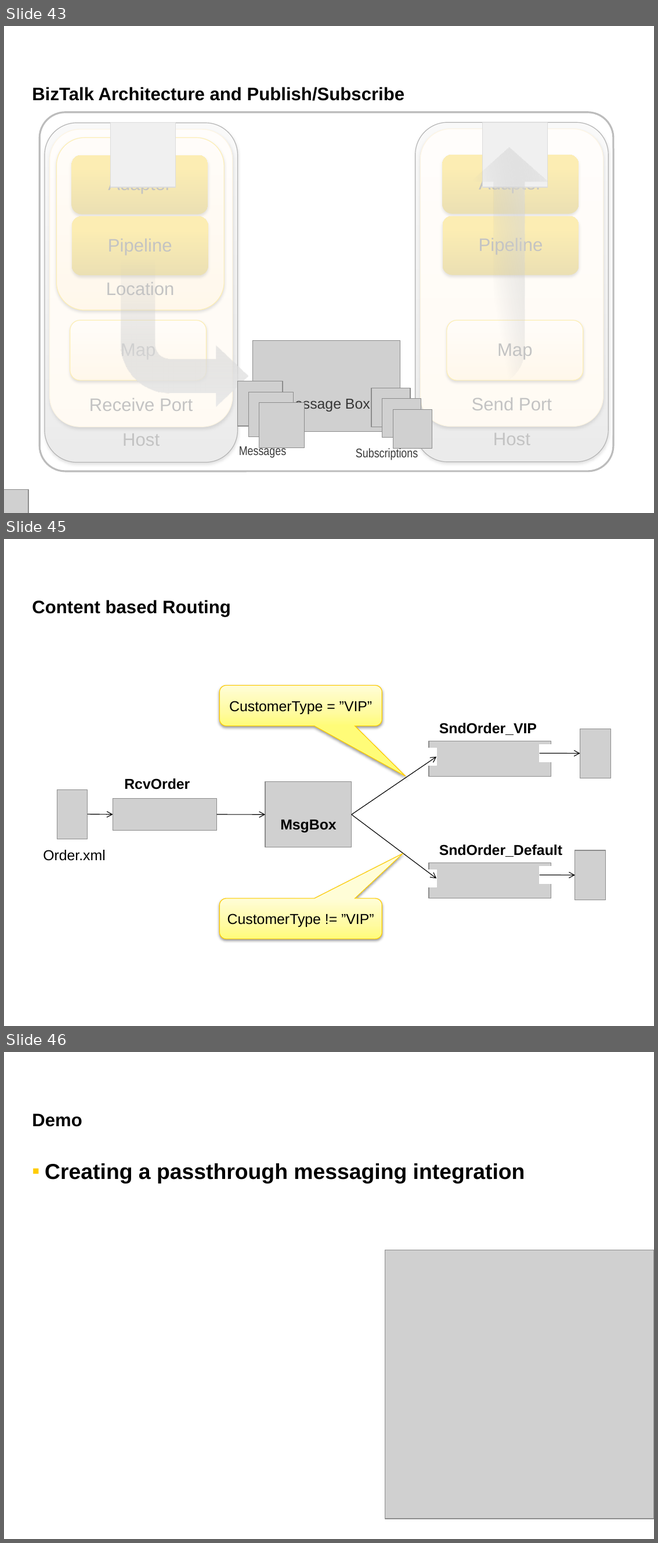
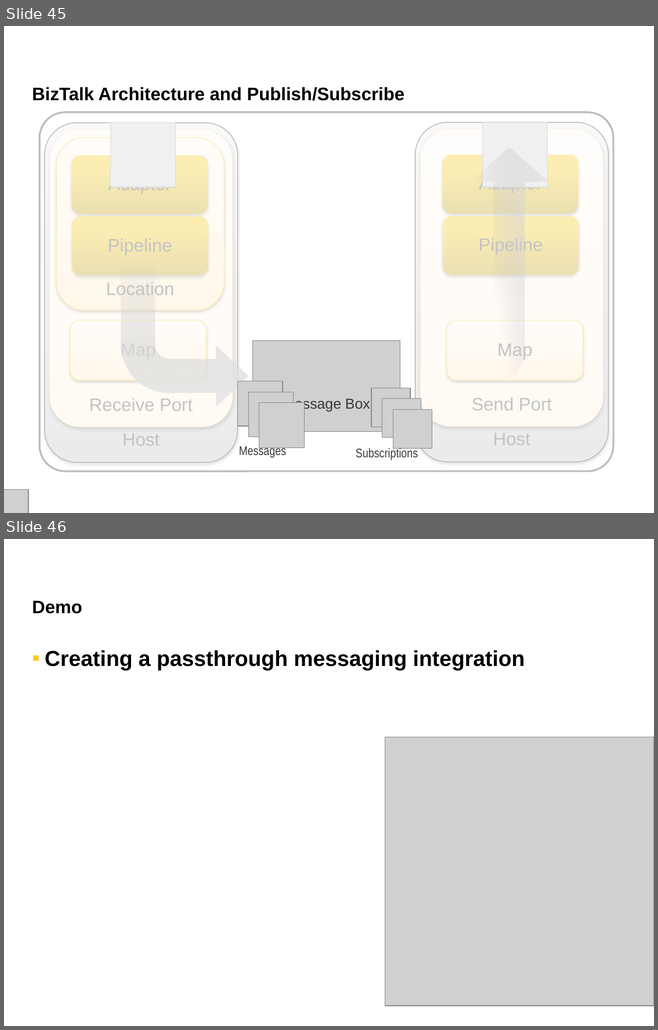
Before and after one commit to johan-jeh/BizTalk-Server---Developing-Integration-Solutions, a slide deck: Slides/Module 1 - Introduction to BizTalk Server.pptx. Shown one above the other, each under a label of ours: slides 43, 45 and 46 before the commit, slides 45 and 46 after it; the slides between them are not shown. The pictures are 658x1543 and 658x1030 pixels, drawn with LibreOffice and Linux fonts; fonts in the diff are those of the drawing; grey boxes stand for pictures. Boxes give left, top, right and bottom in pixels: in the first picture for what was removed or moved away, otherwise in the second. Text is boxed around its words. In the diff, an @@ line names an element or a change of style, - is before the commit and + after.

```diff
--- a/Slides/Module 1 - Introduction to BizTalk Server.pptx
+++ b/Slides/Module 1 - Introduction to BizTalk Server.pptx
@@ slide 45 removed at (x1=4, y1=539, x2=654, y2=1026), background #FFFFFF @@
@@ title removed at (x1=32, y1=600, x2=231, y2=617) @@
-Content based Routing
@@ rounded speech box removed at (x1=220, y1=685, x2=382, y2=725) @@
-CustomerType = ”VIP”
@@ text removed at (x1=439, y1=723, x2=536, y2=735) @@
-SndOrder_VIP
@@ picture removed at (x1=579, y1=729, x2=610, y2=778) @@
@@ picture removed at (x1=429, y1=741, x2=551, y2=777) @@
@@ rectangle removed at (x1=539, y1=745, x2=553, y2=762) @@
@@ arrow removed from (351, 815) to (436, 756) @@
@@ rectangle removed at (x1=422, y1=748, x2=436, y2=766) @@
@@ arrow removed from (539, 754) to (579, 754) @@
@@ text removed at (x1=124, y1=779, x2=190, y2=790) @@
-RcvOrder
@@ picture removed at (x1=265, y1=782, x2=351, y2=848) @@
@@ picture removed at (x1=57, y1=790, x2=88, y2=839) @@
@@ picture removed at (x1=112, y1=798, x2=216, y2=831) @@
@@ arrow removed from (87, 815) to (112, 815) @@
@@ arrow removed from (216, 815) to (265, 815) @@
@@ arrow removed from (351, 815) to (436, 879) @@
@@ text removed at (x1=280, y1=820, x2=336, y2=833) @@
-MsgBox
@@ text removed at (x1=43, y1=850, x2=106, y2=861) @@
-Order.xml
@@ text removed at (x1=439, y1=845, x2=562, y2=857) @@
-SndOrder_Default
@@ picture removed at (x1=574, y1=851, x2=605, y2=900) @@
@@ picture removed at (x1=429, y1=863, x2=551, y2=899) @@
@@ rectangle removed at (x1=539, y1=866, x2=553, y2=884) @@
@@ rectangle removed at (x1=422, y1=870, x2=436, y2=887) @@
@@ arrow removed from (539, 875) to (574, 875) @@
@@ rounded speech box removed at (x1=220, y1=899, x2=382, y2=939) @@
-CustomerType != ”VIP”
@@ what was slide 43 is now slide 45 @@
```
Also in this commit, not shown: 7 slides changed, 5 slides added, 4 other slides removed, 4 other files.
